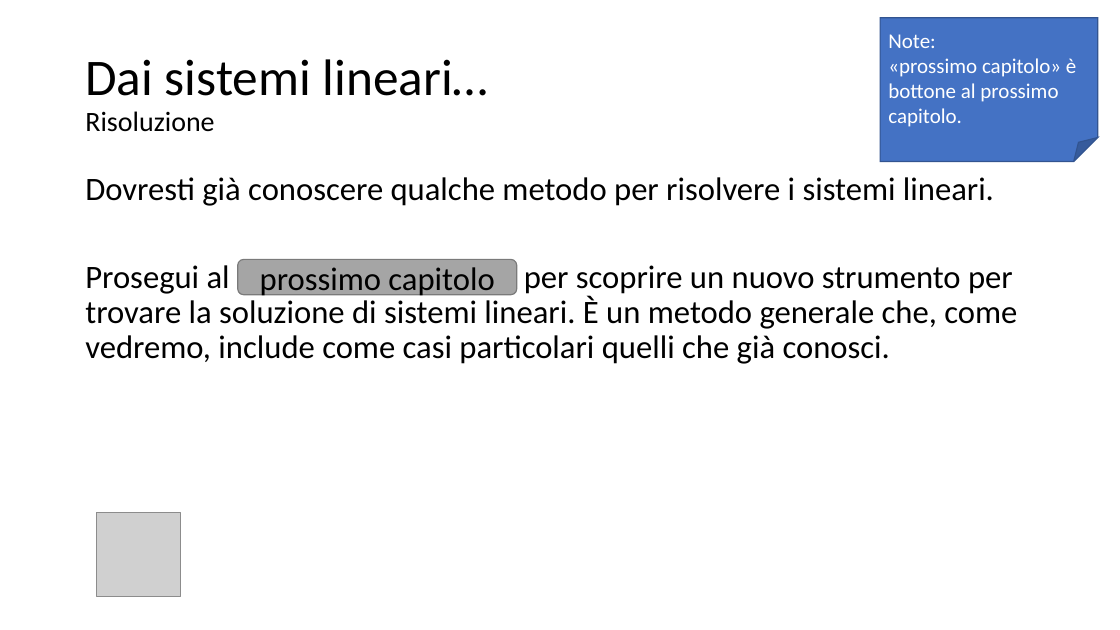
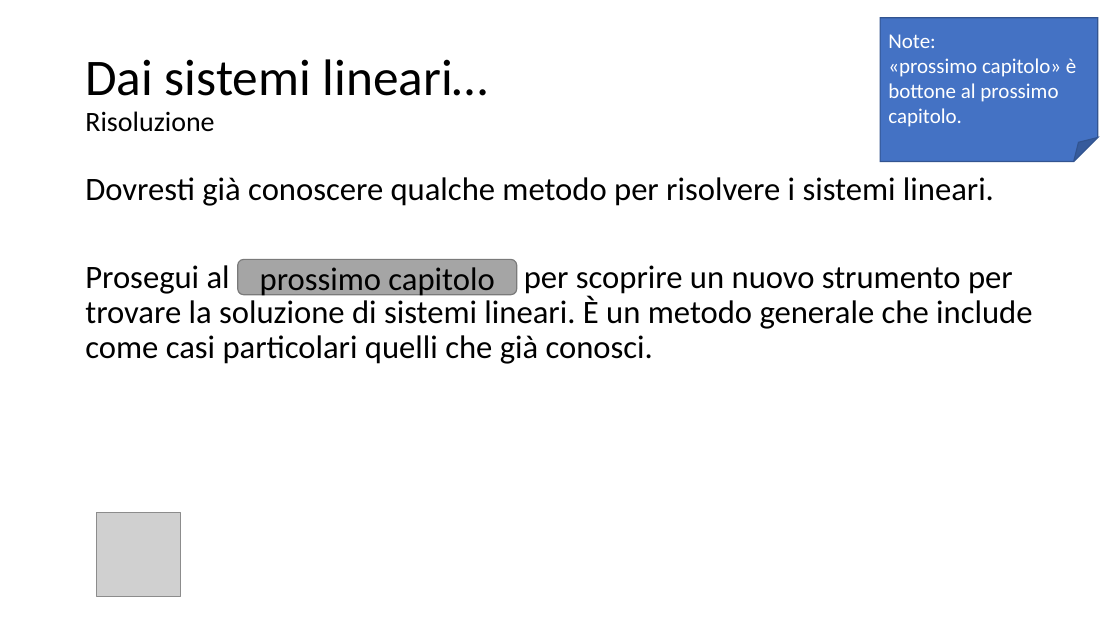
Before and after one commit to matteodelv/GaussLinearSystems, a slide deck: slide 6 of Presentazione.pptx. Drawn at 1120x630 pixels with LibreOffice and Linux fonts; fonts in the diff are those of the drawing; grey boxes stand for pictures. Boxes give left, top, right and bottom in pixels: in the first picture for what was removed or moved away, otherwise in the second. Text is boxed around its words. In the diff, an @@ line names an element or a change of style, - is before the commit and + after.

```diff
--- a/Presentazione.pptx
+++ b/Presentazione.pptx
@@ text at (x1=85, y1=261, x2=1032, y2=364): text changed @@
-  Prosegui al prossimo capitolo per scoprire un nuovo strumento per trovare la soluzione di sistemi lineari. È un metodo generale che, come vedremo, include come casi particolari quelli che già conosci.
+  Prosegui al prossimo capitolo per scoprire un nuovo strumento per trovare la soluzione di sistemi lineari. È un metodo generale che include come casi particolari quelli che già conosci.
```
Also in this commit, not shown: 2 other slides changed, 25 slides added.
